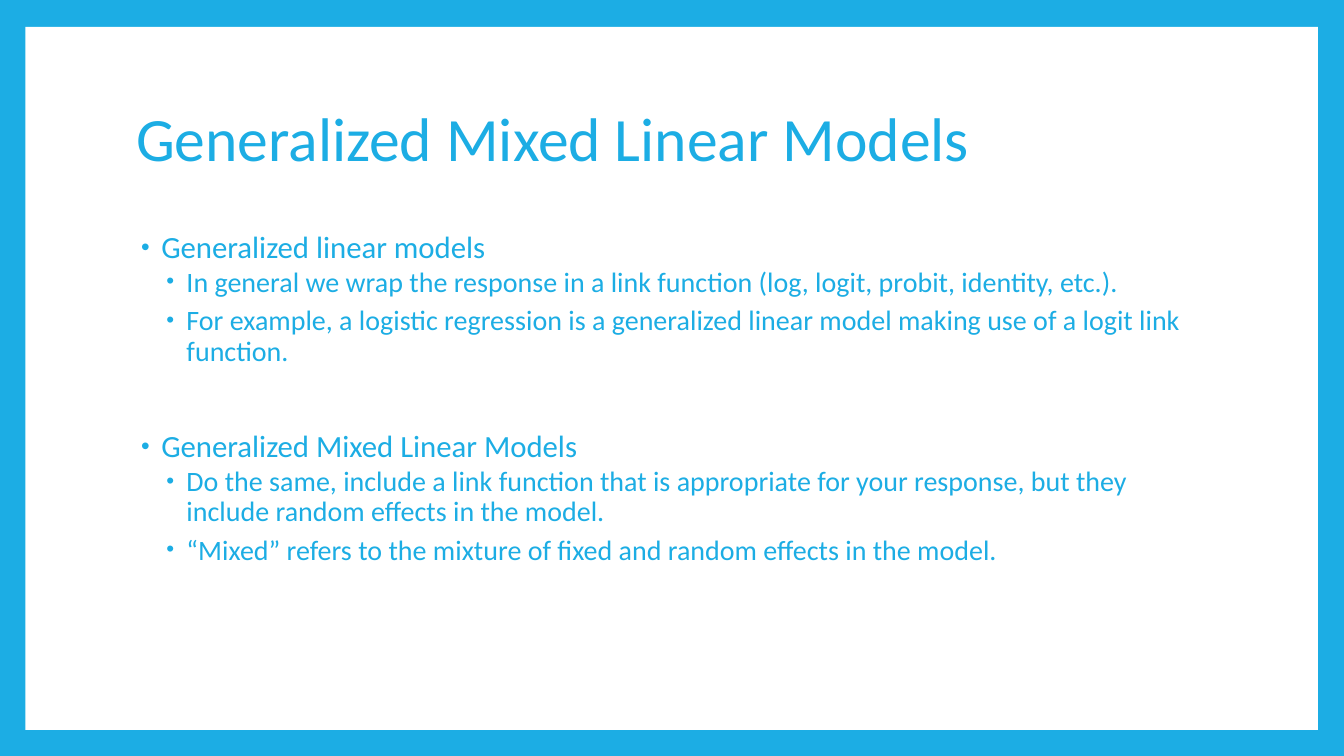
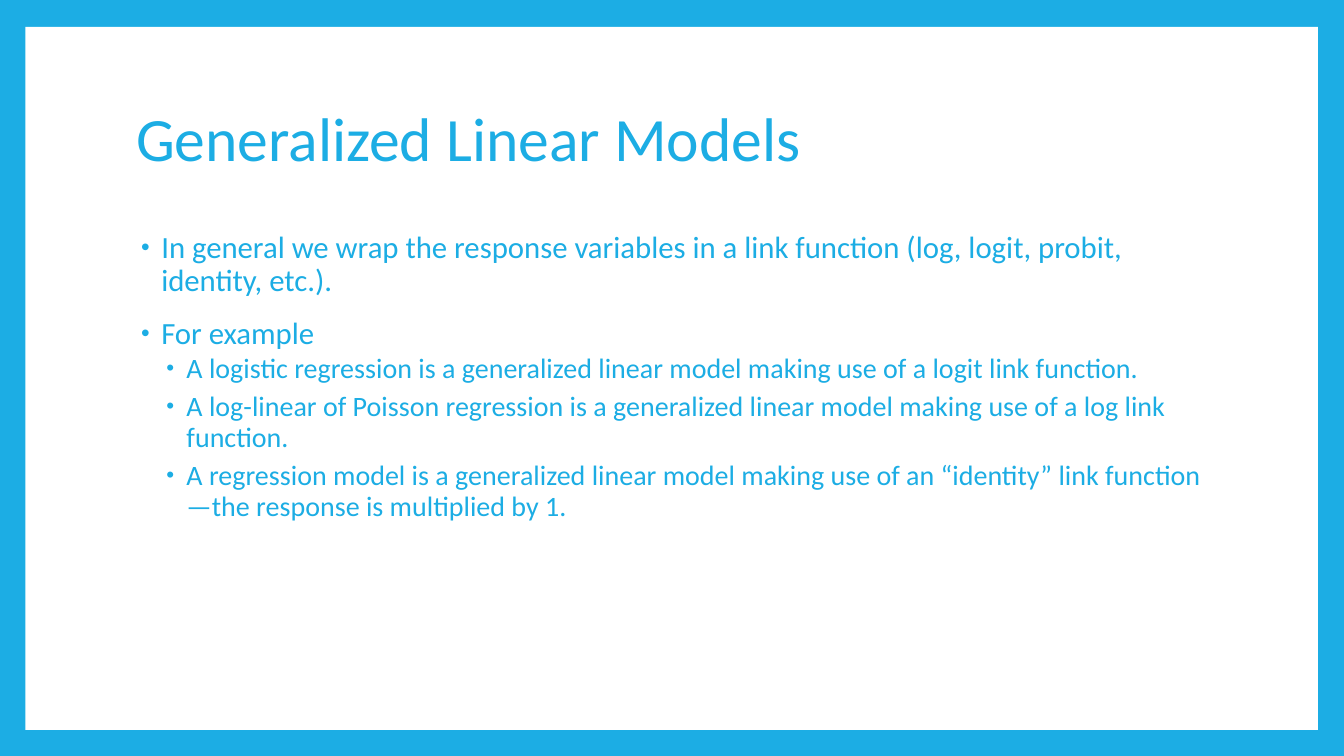
Before and after one commit to RandiLGarcia/2day-dyad-workshop, a slide deck: slide 57 of Day 1/Lecture Slides/Day 1 Slides.pptx (slide 69 before the commit). Drawn at 1344x756 pixels with LibreOffice and Linux fonts; fonts in the diff are those of the drawing. Boxes give left, top, right and bottom in pixels: in the first picture for what was removed or moved away, otherwise in the second. Text is boxed around its words. In the diff, an @@ line names an element or a change of style, - is before the commit and + after.

```diff
--- a/Day 1/Lecture Slides/Day 1 Slides.pptx
+++ b/Day 1/Lecture Slides/Day 1 Slides.pptx
@@ title at box(136, 118, 800, 162): text changed @@
-Generalized Mixed Linear Models
+Generalized Linear Models
@@ text at box(161, 235, 1200, 521): text changed @@
-• Generalized linear models
-  • In general we wrap the response in a link function (log, logit, probit, identity, etc.).
-  • For example, a logistic regression is a generalized linear model making use of a logit link function.
-• Generalized Mixed Linear Models
-  • Do the same, include a link function that is appropriate for your response, but they include random effects in the model.
-  • “Mixed” refers to the mixture of fixed and random effects in the model.
+• In general we wrap the response variables in a link function (log, logit, probit, identity, etc.).
+• For example
+  • A logistic regression is a generalized linear model making use of a logit link function.
+  • A log-linear of Poisson regression is a generalized linear model making use of a log link function.
+  • A regression model is a generalized linear model making use of an “identity” link function—the response is multiplied by 1.
```
Also in this commit, not shown: 25 other slides changed, 4 slides added, 9 slides removed, 7 other files.
